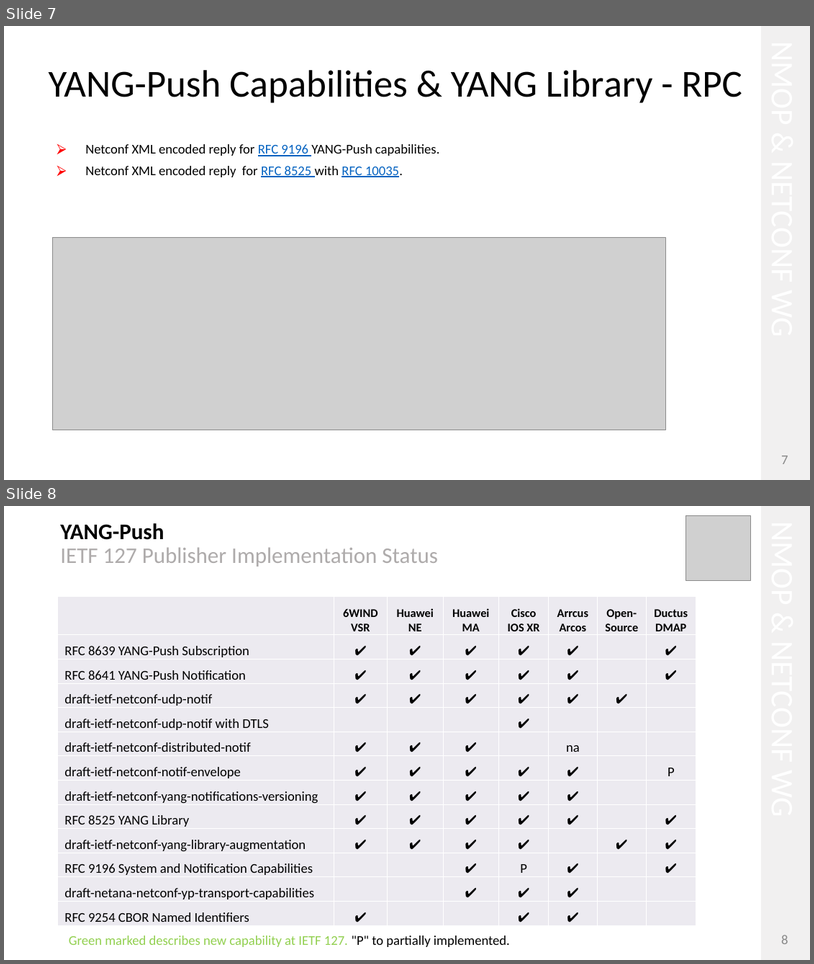
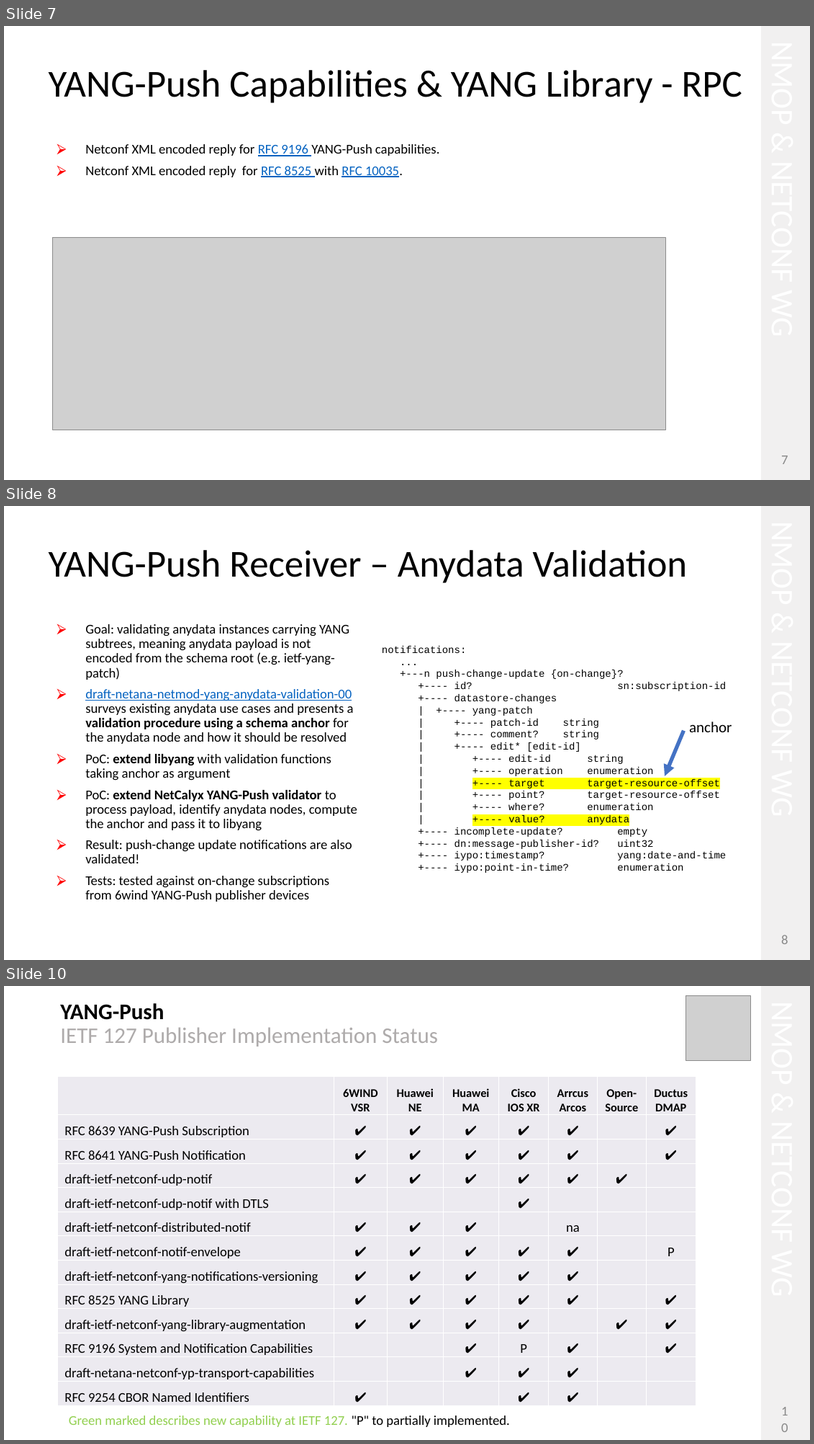
Before and after one commit to network-analytics/ietf-network-analytics-document-status, a slide deck: 127/Hackathon/ietf-127-hackathon-validate-e2e-yp-message-broker.pptx. Shown one above the other, each under a label of ours: slides 7 and 8 before the commit, slides 7, 8 and 10 after it; the slides between them are not shown. The pictures are 814x964 and 814x1444 pixels, drawn with LibreOffice and Linux fonts; fonts in the diff are those of the drawing; grey boxes stand for pictures. Boxes give left, top, right and bottom in pixels: in the first picture for what was removed or moved away, otherwise in the second. Text is boxed around its words. In the diff, an @@ line names an element or a change of style, - is before the commit and + after.

```diff
--- a/127/Hackathon/ietf-127-hackathon-validate-e2e-yp-message-broker.pptx
+++ b/127/Hackathon/ietf-127-hackathon-validate-e2e-yp-message-broker.pptx
@@ slide 8 added at (4, 506, 810, 960), background #FFFFFF @@
@@ rectangle added at (761, 506, 810, 960), fill #F1F0F0 @@
@@ title added at (49, 550, 688, 583), 45.3 pt, text #000000 @@
+YANG-Push Receiver – Anydata Validation
@@ text added at (85, 624, 358, 901), 16 pt, text #000000 @@
+⮚ Goal: validating anydata instances carrying YANG subtrees, meaning anydata payload is not encoded from the schema root (e.g. ietf-yang-patch)
+⮚ draft-netana-netmod-yang-anydata-validation-00 surveys existing anydata use cases and presents a validation procedure using a schema anchor for the anydata node and how it should be resolved
+⮚ PoC: extend libyang with validation functions taking anchor as argument
+⮚ PoC: extend NetCalyx YANG-Push validator to process payload, identify anydata nodes, compute the anchor and pass it to libyang
+⮚ Result: push-change update notifications are also validated!
+⮚ Tests: tested against on-change subscriptions from 6wind YANG-Push publisher devices
@@ text added at (382, 646, 726, 872), 12 pt, text #000000 @@
+notifications:
+...
++---n push-change-update {on-change}?
++---- id? sn:subscription-id
++---- datastore-changes
+| +---- yang-patch
+| +---- patch-id string
+| +---- comment? string
+| +---- edit* [edit-id]
+| +---- edit-id string
+| +---- operation enumeration
+| +---- target target-resource-offset
+| +---- point? target-resource-offset
+| +---- where? enumeration
+| +---- value? anydata
++---- incomplete-update? empty
++---- dn:message-publisher-id? uint32
++---- iypo:timestamp? yang:date-and-time
++---- iypo:point-in-time? enumeration
@@ text added at (689, 721, 732, 732), 18 pt, text #000000 @@
+anchor
@@ arrow added from (684, 731) to (665, 776), #4472C4 4.5 pt @@
@@ page number added at (782, 934, 788, 944), 16 pt, text #888888 @@
+8
@@ what was slide 8 is now slide 10 @@
@@ page number at (782, 1414, 788, 1424): text changed @@
-8
+10
```
Also in this commit, not shown: 1 other slide added, 1 other file.
